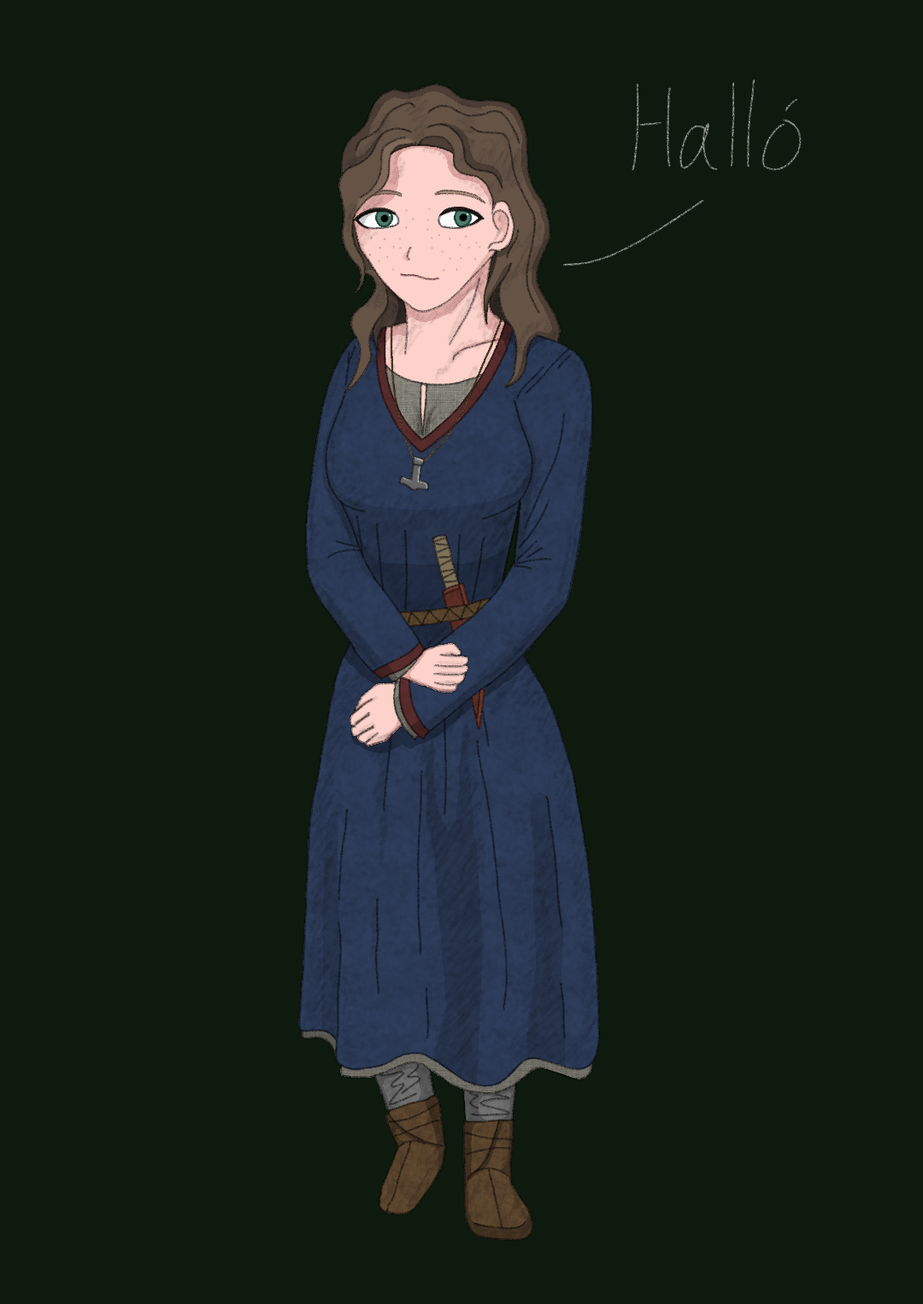
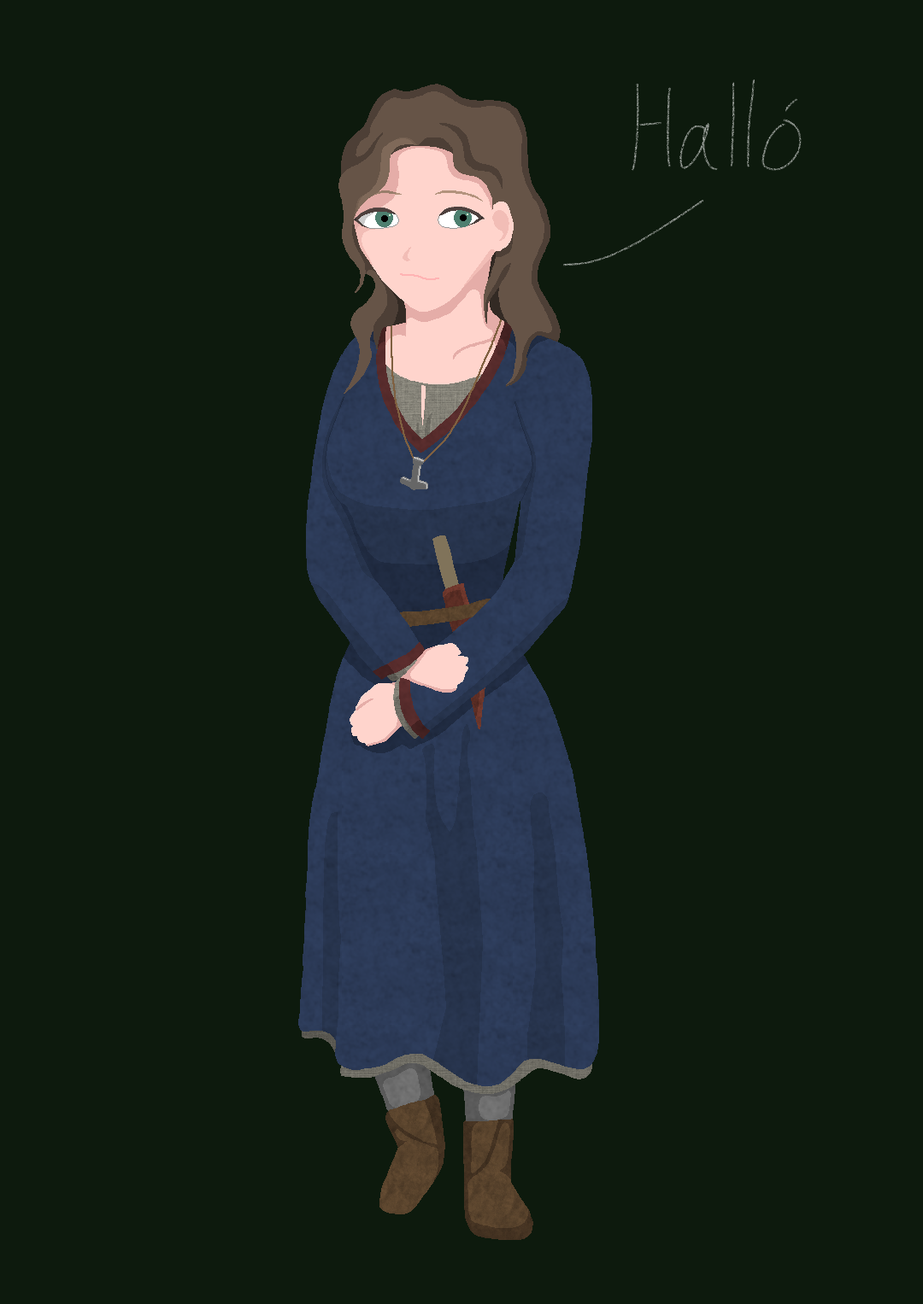
Two versions of the same layered image (w=923, h=1304). Layer-by-layer changes:
hid "background" over 298, 83, 601, 1243
